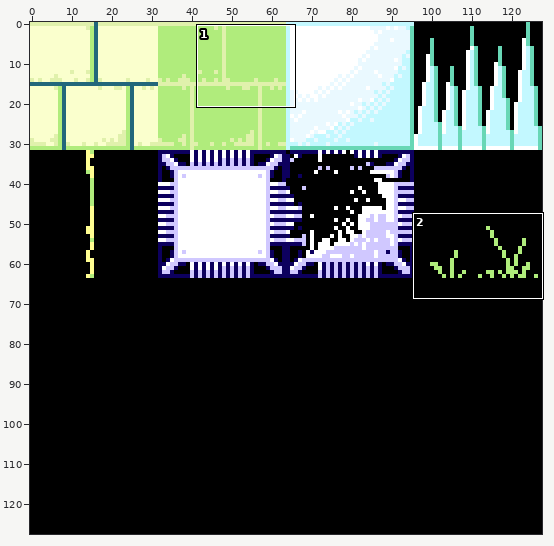
Two versions of one sprite sheet, res/tileset.png. Above: a wide view before the commit, with the close-up outlined.
Close-up. Before:
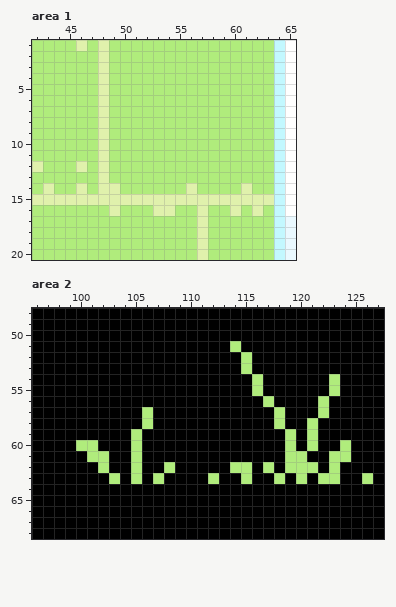
The file is 128x128 pixels. Shown: area 1: x 42..65, y 1..20; area 2: x 96..127, y 48..68. The commit also changed other parts of the picture, which this record leaves out.
New version:
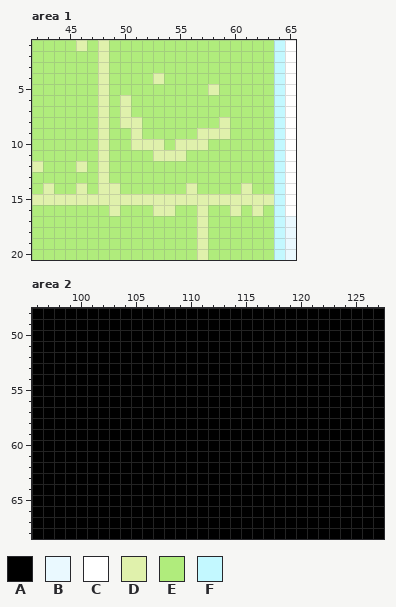
Palette (. is transparent): A #000000  B #eaf9ff  C #ffffff  D #e0f1ac  E #b0ec7c  F #c3f8ff
Difference:
Area 1:
The edit turns colour E into colour D in row 4 at x 53; in row 5 at x 58; in rows 6 to 7 at x 50; in row 8 at x 50 to 51 and 59; in row 9 at x 51 and 57 to 59; in row 10 at x 51 to 53 and 55 to 57.
The edit turns colour E into colour D in row 11 at x 53 to 55.
Area 2:
The edit turns colour E into colour A in row 51 at x 114; in rows 52 to 53 at x 115; in rows 54 to 55 at x 116 and 123; in row 56 at x 117 and 122; in row 57 at x 106, 118 and 122; in row 58 at x 106, 118 and 121.
The edit turns colour E into colour A in row 59 at x 105, 119 and 121; in row 60 at x 100 to 101, 105, 119, 121 and 124; in row 61 at x 101 to 102, 105, 119 to 120 and 123 to 124; in row 62 at x 102, 105, 108, 114 to 115, 117, 119 to 121 and 123; in row 63 at x 103, 105, 107, 112, 115, 118, 120, 122 to 123 and 126.
